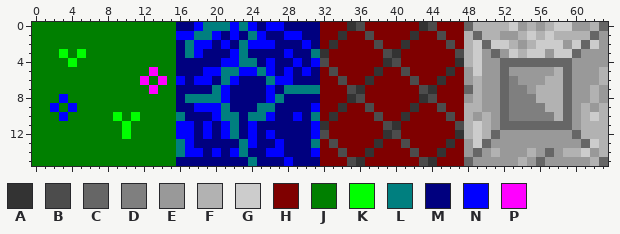
File history of a pixel-art sprite, assets/bg_16x16.png. Above: the version before the commit.
The file is 64x16 pixels.
Palette (. is transparent): A #333333  B #4c4c4c  C #666666  D #7f7f7f  E #999999  F #b2b2b2  G #cccccc  H #7f0000  J #007f00  K #00ff00  L #007f7f  M #00007f  N #0000ff  P #ff00ff
Pixels before, first column x 0:
 0 JJJJJJJJJJJJJJJJMMNLLLNLNMNNMMMMHHHABHHHHHHABHHHCFFFFGEFEFGGEEFC
 1 JJJJJJJJJJJJJJJJNNLLNMNMLNMMNNMMHHAHHBHHHHAHHBHHFCFFEEFGFGFFFFCE
 2 JJJJJJJJJJJJJJJJMLNNMNMLNNNMMMNMHAHHHHBHHAHHHHBHFGCGGFEFGGGEGCGE
 3 JJJKJKJJJJJJJJJJMLNMMMNLMMMMNMMLAHHHHHHBAHHHHHHBFGECEGFGGEGGCEEE
 4 JJJJKJJJJJJJJJJJMMMMMNNLLMNMMNMNBHHHHHHABHHHHHHAFGEECCCCCCCCEEEE
 5 JJJJJJJJJJJJJPJJMMMNNLLNNLNMNMNMHBHHHHAHHBHHHHAHEGEECEEEEEFCEEEF
 6 JJJJJJJJJJJJPJPJNMNNMLNMMMLNNMMMHHBHHAHHHHBHHAHHEFEECDEEEFFCEEEF
 7 JJJJJJJJJJJJJPJJMMMMLNMMMMNMLLLLHHHBAHHHHHHBAHHHCFEECDDEFFFCEEFE
 8 JJJNJJJJJJJJJJJJMLLLLNMMMMNLMMMMHHHABHHHHHHABHHHEFEECDDDFFFCEEFE
 9 JJNJNJJJJJJJJJJJMMNNNLMMMLLMMMMNHHAHHBHHHHAHHBHHFFEECDDDDFFCEFEF
10 JJJNJJJJJKJKJJJJLMMMNLLMLLNMMNMLHAHHHHBHHAHHHHBHFEFECDDDDDFCEFGF
11 JJJJJJJJJJKJJJJJNNMNMNLMNMMMMMMNAHHHHHHBAHHHHHHBFGFECCCCCCCCEFFF
12 JJJJJJJJJJKJJJJJNNMNMNLMNMNMMMMNBHHHHHHABHHHHHHAFGFCEEEEEEEECFFF
13 JJJJJJJJJJJJJJJJLNMMMMMLNMMNMMMLHBHHHHAHHBHHHHAHEGCEEEEEEEEEECGF
14 JJJJJJJJJJJJJJJJLNNMNMNLMMNNMMMNHHBHHAHHHHBHHAHHECEFEEEFECEFFGEF
15 JJJJJJJJJJJJJJJJMMMMMMMMLMMMNMMMHHHBAHHHHHHBAHHHCEEEEEFECEEEEEFC
Now the later version:
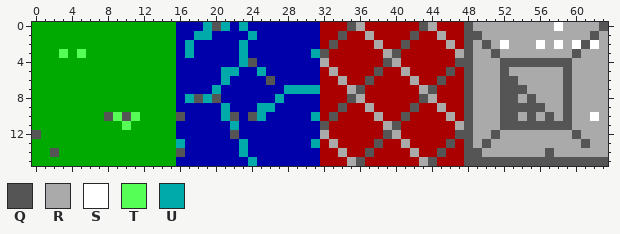
Colours new in this view: Q #555555  R #aaaaaa  S #ffffff  T #55ff55  U #00aaaa
The exact change:
colour H: #7f0000 -> #aa0000
colour J: #007f00 -> #00aa00
colour M: #00007f -> #0000aa
y 0: x 18..24 NLLLNLN -> MUQUMUM; x 26..27 NN -> MM; x 35..36 AB -> QR; x 43..44 AB -> QR; x 48..63 CFFFFGEFEFGGEEFC -> QRRRRRRRRRSRRRRQ
y 1: x 16..20 NNLLN -> MMUUM; x 22 N -> M; x 24..25 LN -> UM; x 28..29 NN -> MM; x 34 A -> Q; x 37 B -> R; x 42 A -> Q; x 45 B -> R; x 48..63 FCFFEEFGFGFFFFCE -> QQRRRRRRRRRRRRQR
y 2: x 17..19 LNN -> UMM; x 21 N -> M; x 23..26 LNNN -> UMMM; x 30 N -> M; x 33 A -> Q; x 38 B -> R; x 41 A -> Q; x 46 B -> R; x 48..63 FGCGGFEFGGGEGCGE -> QRQRSRRRSRSRSQSR
y 3: x 3 K -> T; x 5 K -> T; x 17..18 LN -> UM; x 22..23 NL -> MU; x 28 N -> M; x 31..32 LA -> UQ; x 39..40 BA -> RQ; x 47..63 BFGECEGFGGEGGCEEE -> RQRRQRRRRRRRRQRRR
y 4: x 4 K -> J; x 21..24 NNLL -> MMUQ; x 26 N -> M; x 29 N -> M; x 31..32 NB -> MR; x 39..40 AB -> QR; x 47..63 AFGEECCCCCCCCEEEE -> QQRRRQQQQQQQQRRRR
y 5: x 13 P -> J; x 19..26 NNLLNNLN -> MMUUMMUM; x 28 N -> M; x 30 N -> M; x 33 B -> R; x 38 A -> Q; x 41 B -> R; x 46 A -> Q; x 48..63 EGEECEEEEEFCEEEF -> QRRRQRRRRRRQRRRR
y 6: x 12 P -> J; x 14 P -> J; x 16 N -> M; x 18..19 NN -> MM; x 21..22 LN -> UM; x 26..28 LNN -> QMM; x 34 B -> R; x 37 A -> Q; x 42 B -> R; x 45 A -> Q; x 48..63 EFEECDEEEFFCEEEF -> QRRRQQRRRRRQRRRR
y 7: x 13 P -> J; x 20..21 LN -> UM; x 26 N -> M; x 28..31 LLLL -> UUUU; x 35..36 BA -> RQ; x 43..44 BA -> RQ; x 48..63 CFEECDDEFFFCEEFE -> QRRRQQQRRRRQRRRR
y 8: x 3 N -> J; x 17..21 LLLLN -> UQUQM; x 26..27 NL -> MU; x 35..36 AB -> QR; x 43..44 AB -> QR; x 48..63 EFEECDDDFFFCEEFE -> QRRRQQRQRRRQRRRR
y 9: x 2 N -> J; x 4 N -> J; x 18..21 NNNL -> MMMU; x 25..26 LL -> UU; x 31 N -> M; x 34 A -> Q; x 37 B -> R; x 42 A -> Q; x 45 B -> R; x 48..63 FFEECDDDDFFCEFEF -> QRRRQQQQQRRQRRRR
y 10: x 3 N -> J; x 8..11 JKJK -> QTQT; x 16 L -> Q; x 20..22 NLL -> MUQ; x 24..26 LLN -> QUM; x 29 N -> M; x 31 L -> U; x 33 A -> Q; x 38 B -> R; x 41 A -> Q; x 46 B -> R; x 48..63 FEFECDDDDDFCEFGF -> QRRRQQRQRQRQRRSR
y 11: x 10 K -> T; x 16..17 NN -> MM; x 19 N -> M; x 21..22 NL -> MU; x 24 N -> M; x 31..32 NA -> MQ; x 39..40 BA -> RQ; x 47..63 BFGFECCCCCCCCEFFF -> RQRRRQQQQQQQQRRRR
y 12: x 0 J -> Q; x 10 K -> J; x 16..17 NN -> MM; x 19 N -> M; x 21..22 NL -> MQ; x 24 N -> M; x 26 N -> M; x 31..32 NB -> MR; x 39..40 AB -> QR; x 47..63 AFGFCEEEEEEEECFFF -> QQRRQRRRRRRRRQRRR
y 13: x 16..17 LN -> UM; x 23..24 LN -> UM; x 27 N -> M; x 31 L -> U; x 33 B -> R; x 38 A -> Q; x 41 B -> R; x 46 A -> Q; x 48..63 EGCEEEEEEEEEECGF -> QRQRRRRRRRRRRQRR
y 14: x 2 J -> Q; x 16..18 LNN -> QMM; x 20 N -> M; x 22..23 NL -> MU; x 26..27 NN -> MM; x 31 N -> M; x 34 B -> R; x 37 A -> Q; x 42 B -> R; x 45 A -> Q; x 48..63 ECEFEEEFECEFFGEF -> QQRRRRRRRQRRRRRR
y 15: x 24 L -> U; x 28 N -> M; x 35..36 BA -> RQ; x 43..44 BA -> RQ; x 48..63 CEEEEEFECEEEEEFC -> QQQQQQQQQQQQQQQQ
